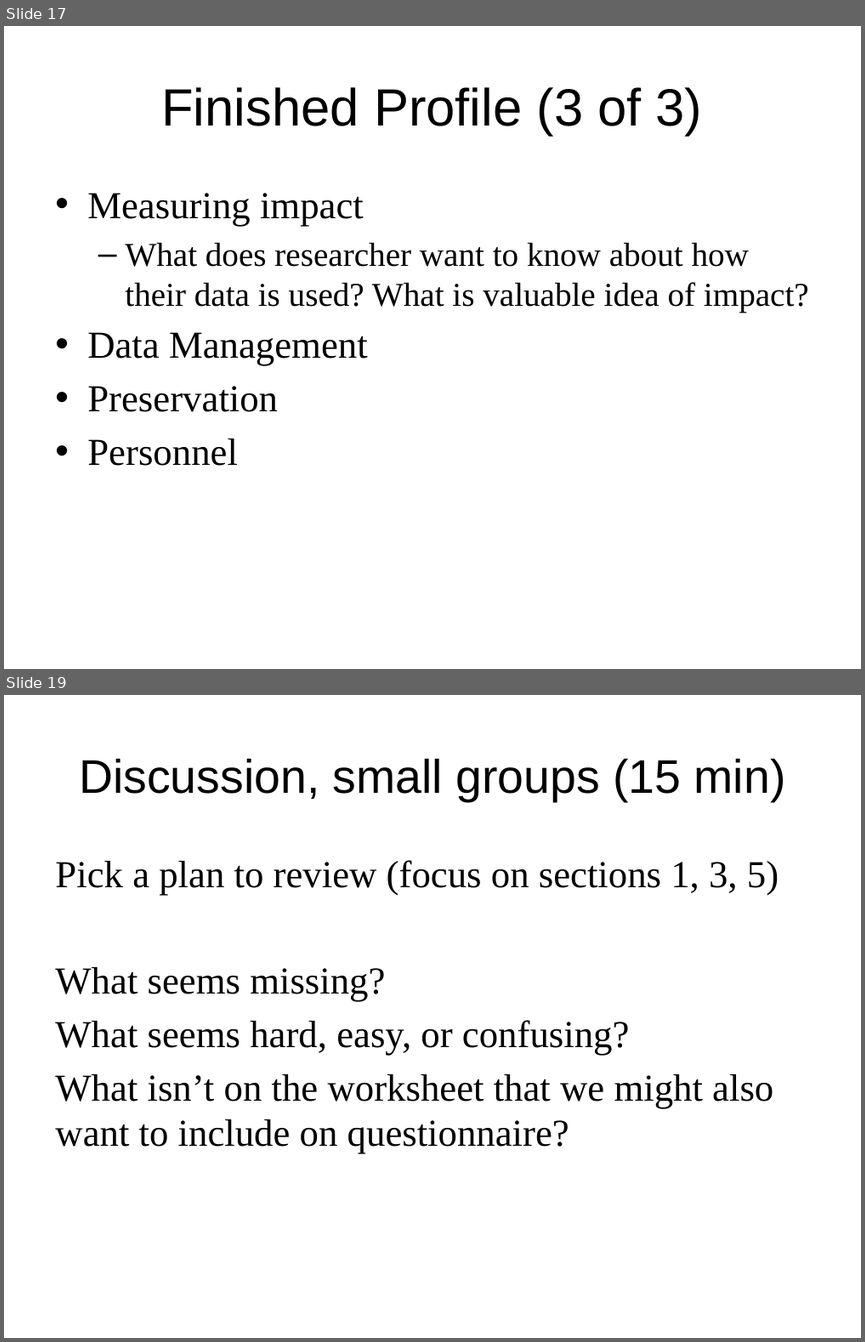
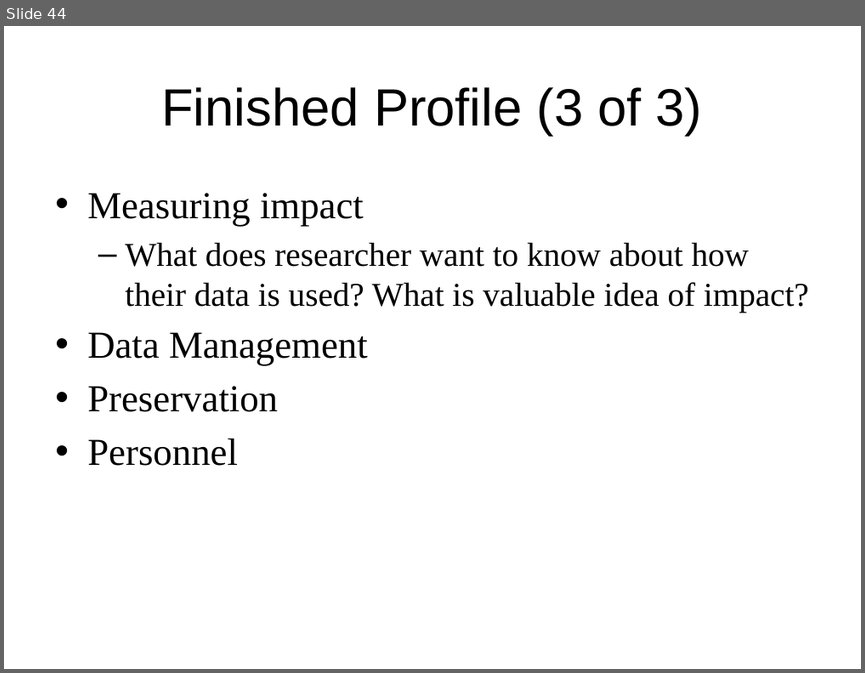
Before and after one commit to DataCurationWorkshop/Beijing-2015, a slide deck: Day1_Demo_DMPTools.pptx. Shown one above the other, each under a label of ours: slides 17 and 19 before the commit, slide 44 after it; the slides between them are not shown. The pictures are 865x1342 and 865x673 pixels, drawn with LibreOffice and Linux fonts; fonts in the diff are those of the drawing; background and template pictures are left out. Boxes give left, top, right and bottom in pixels: in the first picture for what was removed or moved away, otherwise in the second. Text is boxed around its words. In the diff, an @@ line names an element or a change of style, - is before the commit and + after.

```diff
--- a/Day1_Demo_DMPTools.pptx
+++ b/Day1_Demo_DMPTools.pptx
@@ slide 19 removed at [4,695,861,1338], background #FFFFFF @@
@@ title removed at [79,758,786,801] @@
-Discussion, small groups (15 min)
@@ text removed at [55,860,778,1154] @@
-Pick a plan to review (focus on sections 1, 3, 5)
-What seems missing?
-What seems hard, easy, or confusing?
-What isn’t on the worksheet that we might also want to include on questionnaire?
@@ what was slide 17 is now slide 44 @@
```
Also in this commit, not shown: 2 slides changed, 24 slides added, 5 other slides removed, 1 other file.
